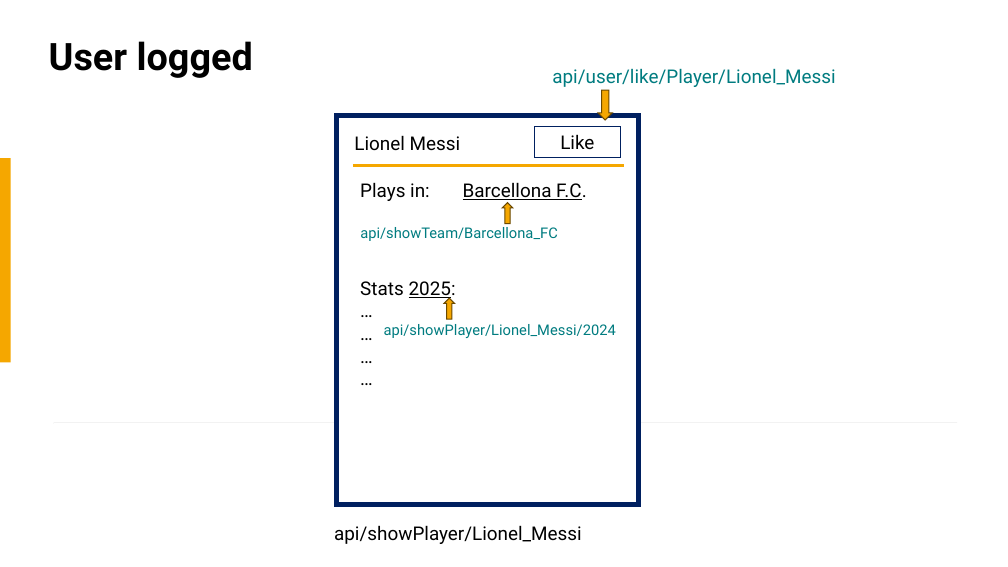
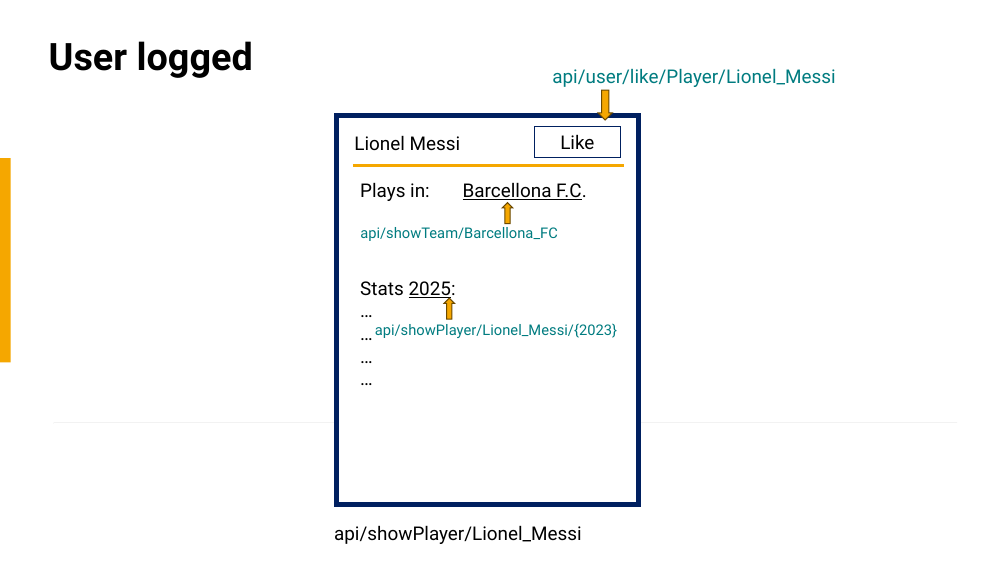
Before and after one commit to EnomisLP/Football, a slide deck: slide 36 of Large scale database mock-ups.pptx (slide 26 before the commit). Drawn at 1008x567 pixels with LibreOffice and Linux fonts; fonts in the diff are those of the drawing. Boxes give left, top, right and bottom in pixels: in the first picture for what was removed or moved away, otherwise in the second. Text is boxed around its words. In the diff, an @@ line names an element or a change of style, - is before the commit and + after.

```diff
--- a/Large scale database mock-ups.pptx
+++ b/Large scale database mock-ups.pptx
@@ text at (375, 323, 617, 338): text changed @@
-api/showPlayer/Lionel_Messi/2024
+api/showPlayer/Lionel_Messi/{2023}
```
Also in this commit, not shown: 19 other slides changed, 10 slides added, 4 other files.
